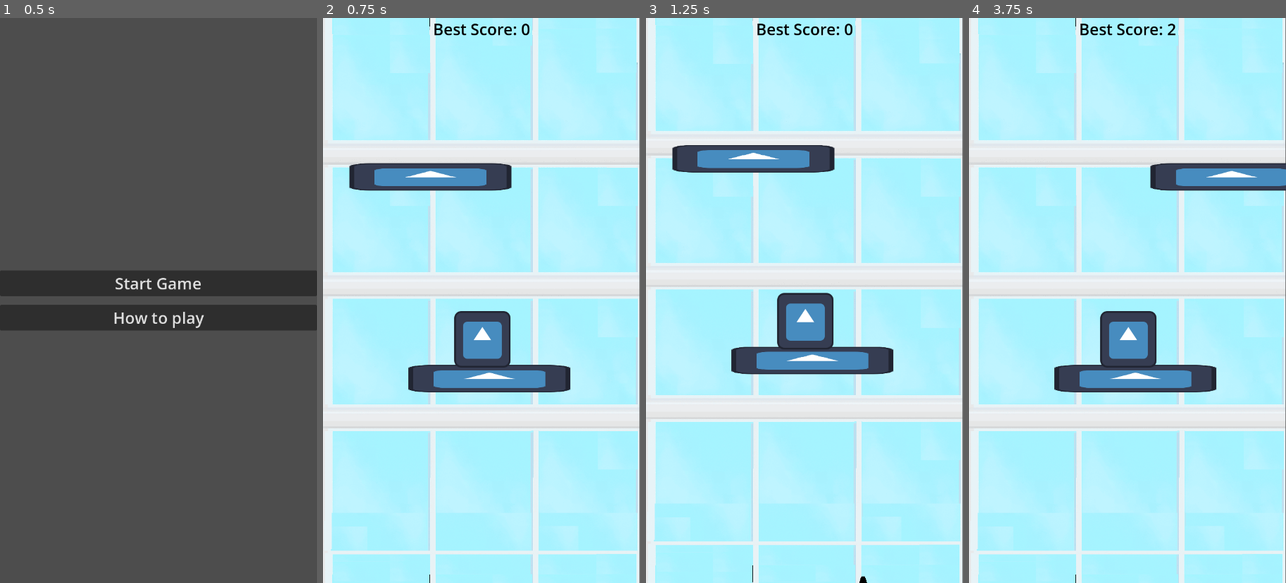
Above: before the commit, frames 1-4 (left to right).
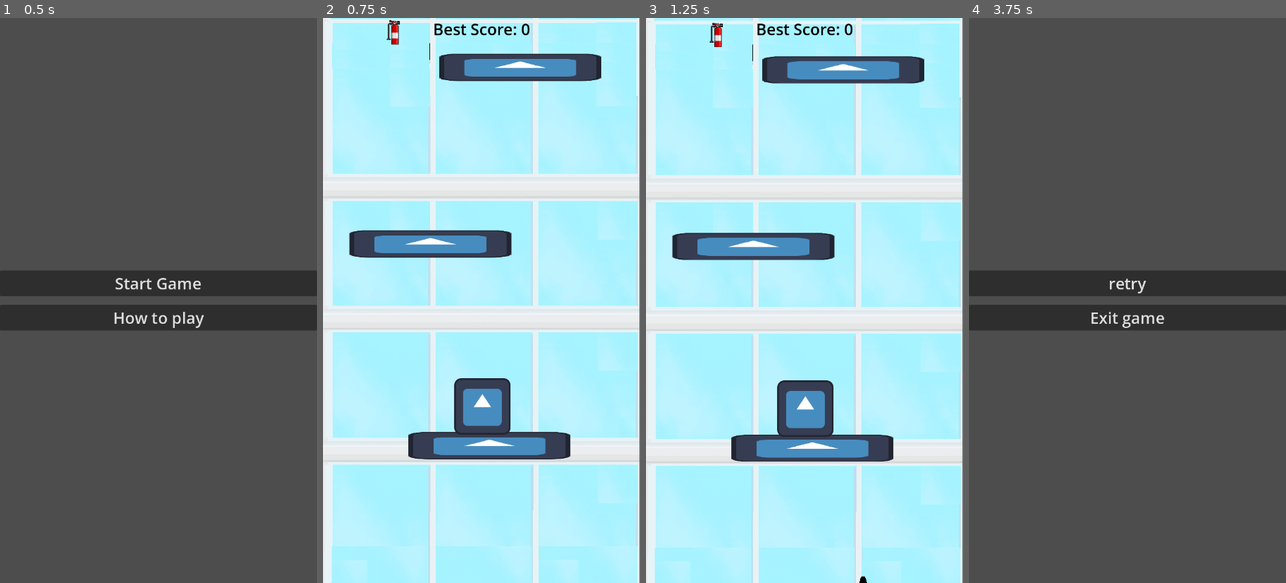
Above: after the commit, the same moments.

Repository: Saul-Caban-UPRM/cgs-gamejam-2025-fall-1
Game: Godot game, scene res://scenes/menu_manager.tscn
The game is run twice, just before and just after one commit, with the same random seed, the same clock (stepped at 60 frames per second) and the same inputs. The engine's default icon, where the game draws it, is replaced by a stand-in: a white triangle on a blue panel in a dark square.
Inputs (mouse positions are in pixels of both pictures, inside the frame that each line leads up to):
- Up to frame 1 (0.5 s): no input
- Up to frame 2 (0.75 s): click "Start Game" at 0.5 s
- Up to frame 3 (1.25 s): no input
- Up to frame 4 (3.75 s): hold D (Walk_right) 1.28-2.78 s; tap Space (Jump) at 1.35, 1.52, 1.82, 2.1, 2.27, 2.57, 2.85 s; hold A (Walk_left) 2.78-3.5 s; click (1127, 283) at 3.5 s, where only the run before the commit has a clickable "retry"

Frame 1 is identical in both runs. In frame 2, 39% of the frame differs, in the area x 0-100%, y 0-100%; in frame 3, 40%; in frame 4, 98%.

Commit message:
fixed some issues with camera

Diff:
--- a/scripts/camera_control.gd
+++ b/scripts/camera_control.gd
@@ -5,27 +5,29 @@
 @export var base_offset := 550.0   # how much higher than the player’s highest Y the camera goes
 
 var player: Node2D
-var highest_y:=  0.0
-var jump_started := false   # track if the player has jumped at least once
+var highest_y := 0.0
+var jump_started := false
+
+var was_on_floor := true  # track if the player was on the floor last frame
 
 func _ready():
 	player = get_tree().root.find_child("FireFighter", true, false)
 	if not player:
 		return
-	highest_y = 500  # keep the starting camera position
+	highest_y = 500  # starting camera Y
 
 func _process(delta):
 	if not player:
 		return
 
-	# Only start tracking after first jump
+	# Detect when the player actually leaves the floor
+	if was_on_floor and not player.is_on_floor():
+		jump_started = true
+		highest_y = player.global_position.y
 
-	if Input.is_action_just_pressed("Jump"):
-		if player.global_position.y < highest_y:
-			jump_started = true
-			highest_y = player.global_position.y
+	was_on_floor = player.is_on_floor()
 
-	# If no jump yet, keep the starting position
+	# Determine target Y
 	var target_y = highest_y
 	if jump_started:
 		target_y = highest_y - base_offset
--- a/scripts/main.gd
+++ b/scripts/main.gd
@@ -16,12 +16,3 @@
 			GlobalScript.Maxscore = GlobalScript.score
 func _process(delta: float) -> void:
 	score_label.text = "Best Score: " + str(GlobalScript.Maxscore)
-#
-#
-#
-#
-#
-
-
-func _on_fire_hydrants_body_entered(body: Node2D) -> void:
-	pass # Replace with function body.
